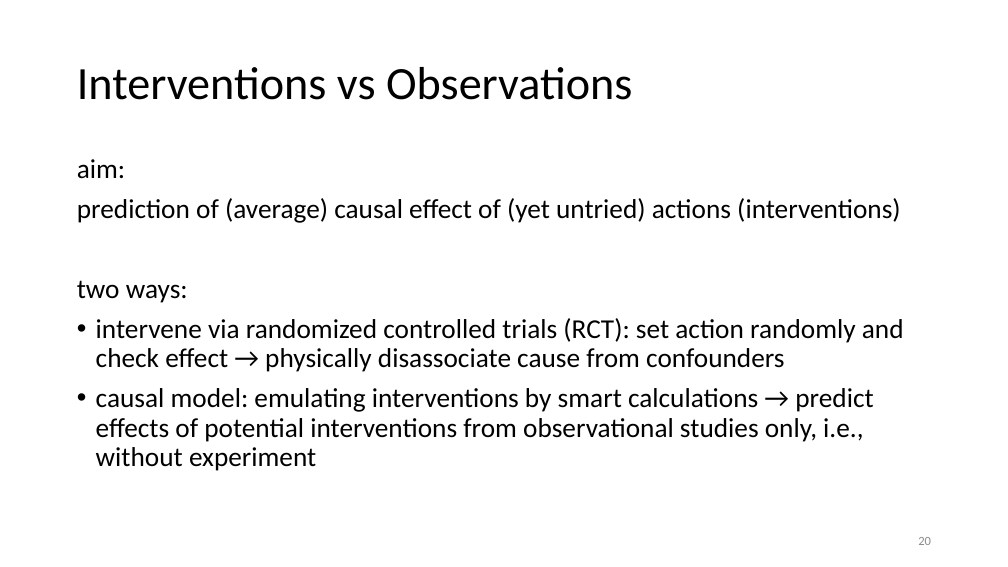
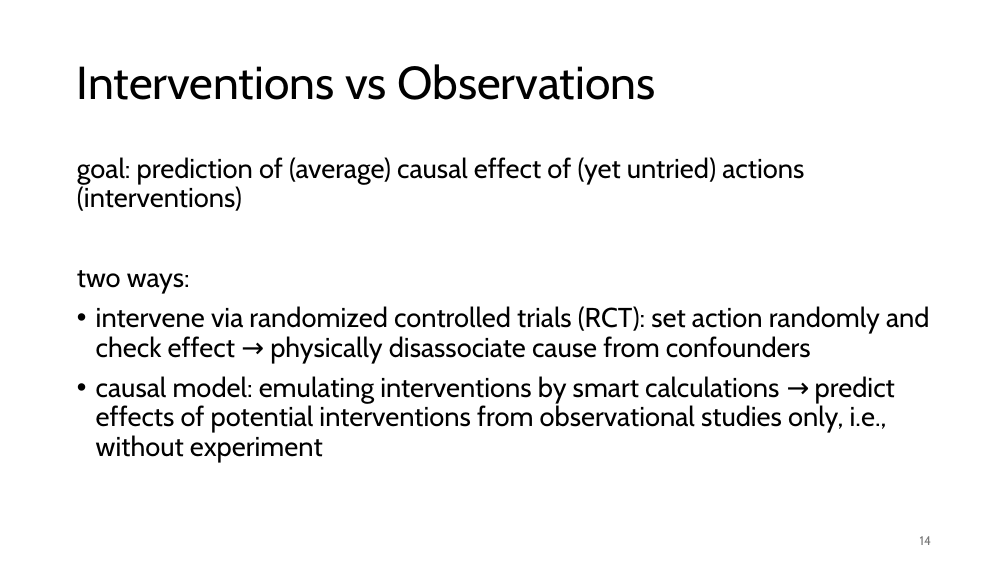
Before and after one commit to FelixWick/data_science, a slide deck: slide 14 of slides/10_causality.pptx (slide 20 before the commit). Drawn at 1008x567 pixels with LibreOffice and Linux fonts; fonts in the diff are those of the drawing. Boxes give left, top, right and bottom in pixels: in the first picture for what was removed or moved away, otherwise in the second. Text is boxed around its words. In the diff, an @@ line names an element or a change of style, - is before the commit and + after.

Commit message:
cleaned up causality

```diff
--- a/slides/10_causality.pptx
+++ b/slides/10_causality.pptx
@@ title "Interventions vs Observations" at bbox=[77, 64, 655, 100]: font Calibri to Cabin @@
@@ text at bbox=[77, 157, 804, 211]: text changed; font Calibri to Cabin @@
-aim:
-prediction of (average) causal effect of (yet untried) actions (interventions)
+goal: prediction of (average) causal effect of (yet untried) actions (interventions)
@@ text at bbox=[77, 270, 930, 462]: font Calibri to Cabin in "two ways:", "intervene via randomized controlled trials (RCT): set ...", "causal model: emulating interventions by smart calculations ..." @@
@@ page number at bbox=[920, 536, 931, 545]: text changed; font Calibri to Cabin; text colour #8C8C8C to #797979 @@
-20
+14
```
Also in this commit, not shown: 22 other slides changed, 14 slides removed, 1 other file.
